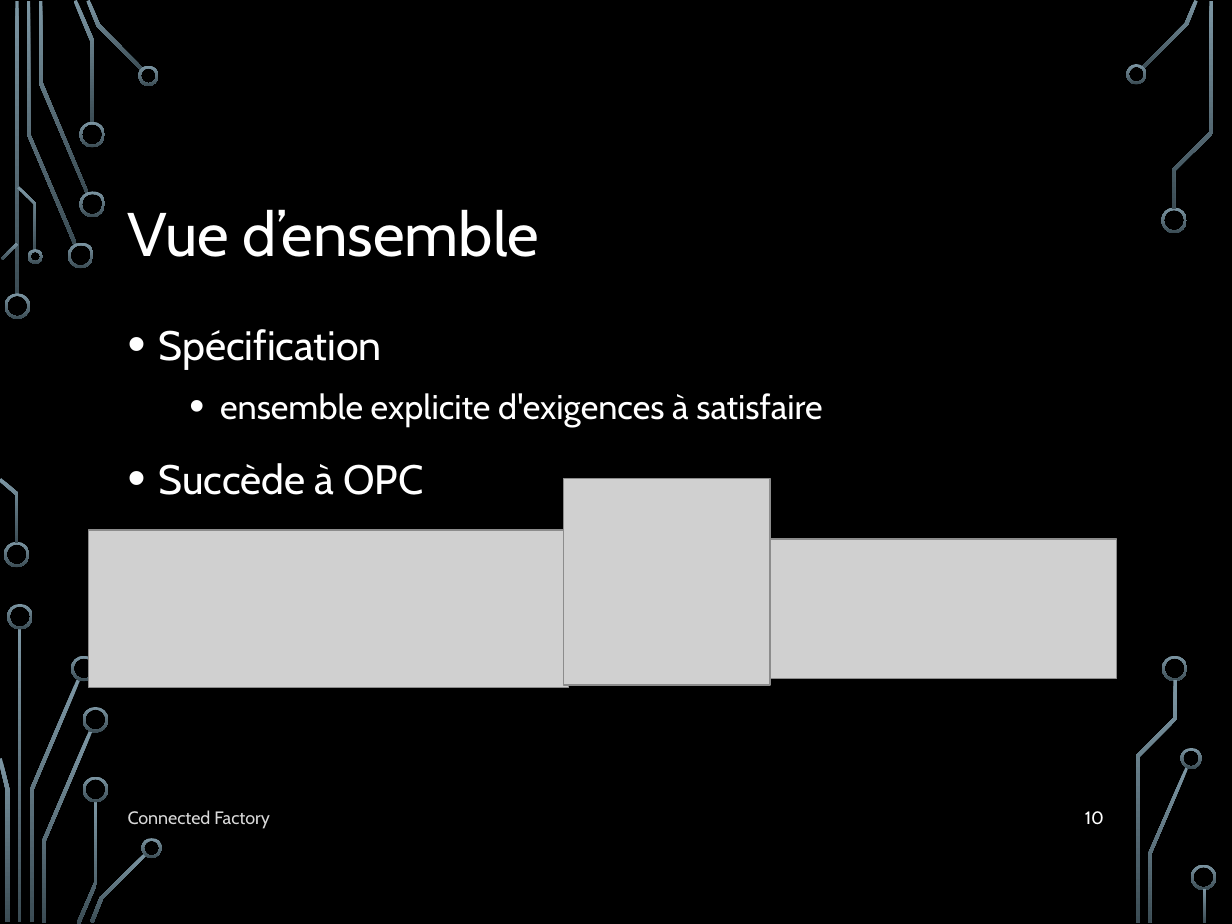
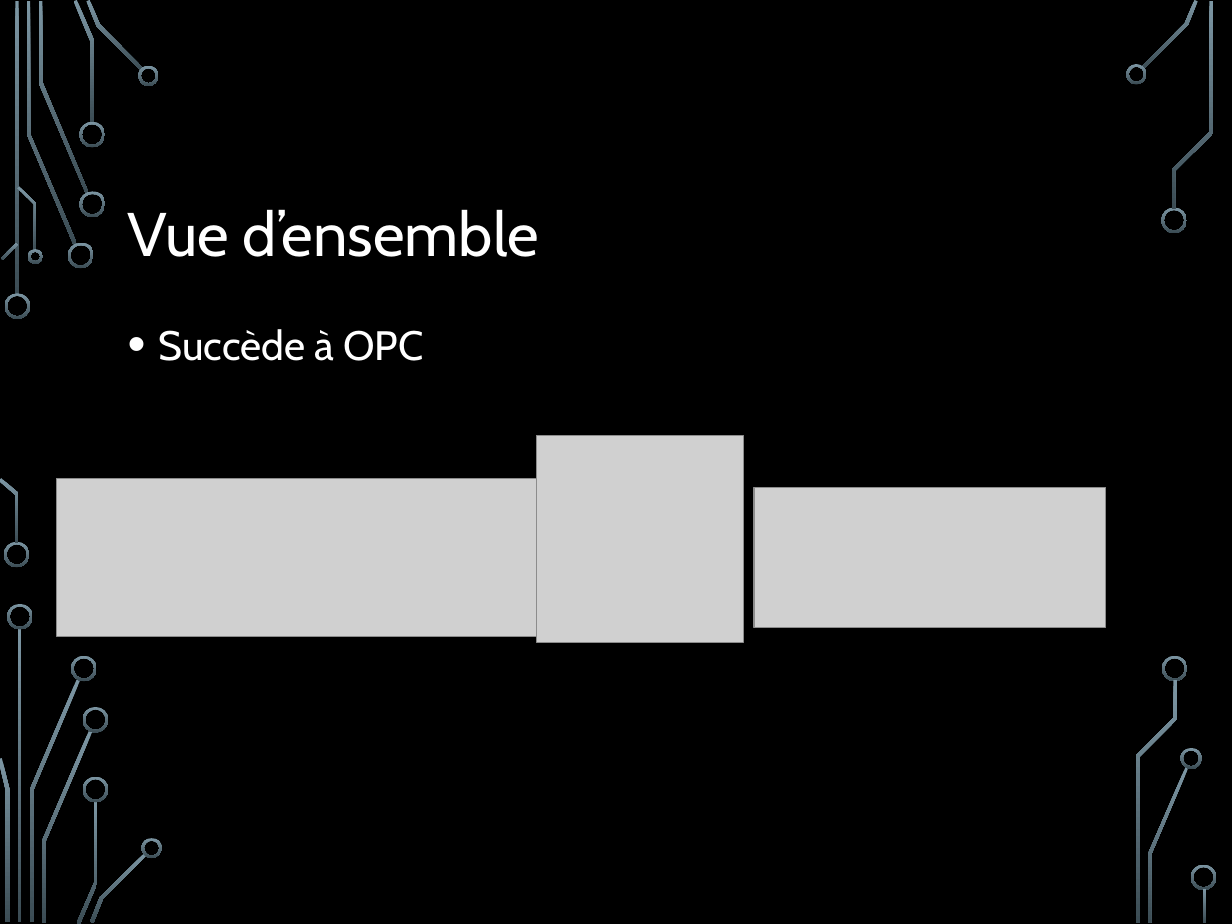
Before and after one commit to thegazou/connected-factory, a slide deck: slide 8 of Documentations/Présentation.pptx (slide 10 before the commit). Drawn at 1232x924 pixels with LibreOffice and Linux fonts; fonts in the diff are those of the drawing; grey boxes stand for pictures; background and template pictures are left out. Boxes give left, top, right and bottom in pixels: in the first picture for what was removed or moved away, otherwise in the second. Text is boxed around its words. In the diff, an @@ line names an element or a change of style, - is before the commit and + after.

Commit message:
fix bad commit

```diff
--- a/Documentations/Présentation.pptx
+++ b/Documentations/Présentation.pptx
@@ text at (x1=158, y1=329, x2=822, y2=427): paragraphs removed @@
-• Spécification
-  • ensemble explicite d'exigences à satisfaire
@@ picture moved from (x1=563, y1=478, x2=770, y2=685) to (x1=537, y1=436, x2=744, y2=643) @@
@@ picture moved from (x1=89, y1=530, x2=569, y2=687) to (x1=57, y1=478, x2=537, y2=636) @@
@@ picture moved from (x1=765, y1=538, x2=1116, y2=679) to (x1=754, y1=488, x2=1105, y2=628) @@
@@ text removed at (x1=128, y1=810, x2=270, y2=829) @@
-Connected Factory
@@ page number removed at (x1=1085, y1=811, x2=1104, y2=825) @@
-10
```
Also in this commit, not shown: 19 other slides changed, 9 slides added, 7 slides removed.
